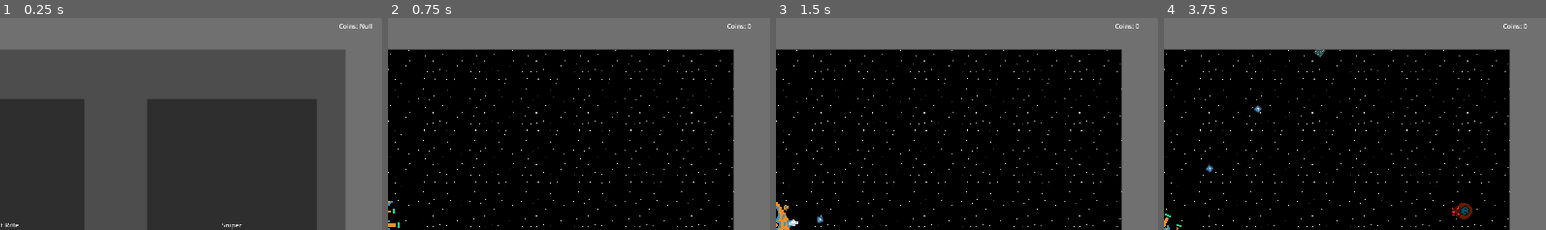
Above: before the commit, frames 1-4 (left to right).
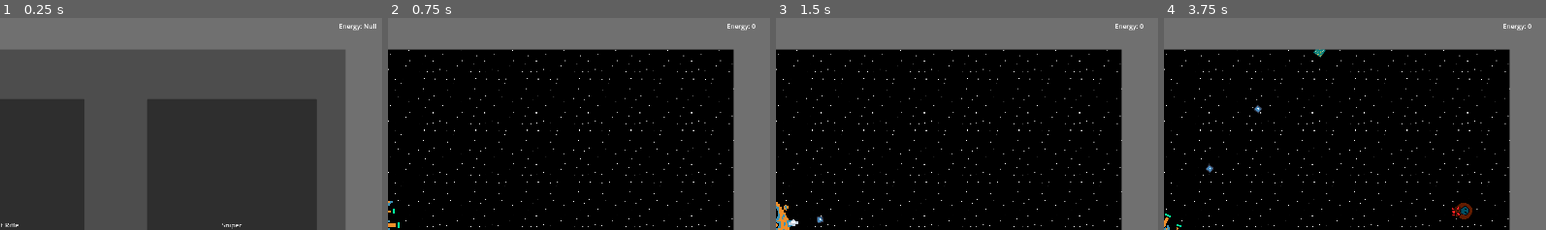
Above: after the commit, the same moments.

Repository: papaya19/One-Trick-Pony
Game: Godot game, scene res://Scenes/start.tscn
Two runs of this game, one before a commit and one after it. Both use one fixed random seed, a clock stepped at 60 frames per second and the inputs below. The engine's default icon, where the game draws it, is replaced by a stand-in: a white triangle on a blue panel in a dark square.
Inputs (mouse positions are % of the whole screen's width and height, from its top left):
- Up to frame 1 (0.25 s): no input
- Up to frame 2 (0.75 s): click "Shotgun" at 0.5 s
- Up to frame 3 (1.5 s): tap Enter at 1.25 s; move the mouse to (72, 44) at 1.27 s; press the mouse at (72, 44) at 1.28 s
- Up to frame 4 (3.75 s): move the mouse to (30, 54) at 2.02 s; release the mouse at (30, 54) at 2.03 s; click (30, 54) at 2.1 s; move the mouse to (60, 26) at 2.77 s; press the mouse at (60, 26) at 2.78 s; move the mouse to (45, 69) at 3.52 s; release the mouse at (45, 69) at 3.53 s; click (45, 69) at 3.6 s
The pictures show only the part of the screen within x 50-100%, y 0-50%; the shares and areas given below are measured in that part.

The runs differ from the first frame. In frame 1, 0.1% of the frame differs, in the area x 88-99%, y 2-6%; in frame 2, less than 0.1%; in frame 3, less than 0.1%; in frame 4, 0.2%, in the area x 39-97%, y 2-19%.

Commit message:
all referneces to coin now say energy, other cleaning/fixes

Diff:
--- a/Godot Project Files/Scenes/coin.tscn
+++ b/Godot Project Files/Scenes/energy.tscn
@@ -1,18 +1,18 @@
 [gd_scene format=3 uid="uid://d2kukq6a11gar"]
 
-[ext_resource type="Script" uid="uid://0q6m4lpfbpch" path="res://Scripts/coin.gd" id="1_jgi06"]
-[ext_resource type="Texture2D" uid="uid://b35kvq7dmsrmy" path="res://Assets/coin.png" id="2_jgi06"]
+[ext_resource type="Script" uid="uid://0q6m4lpfbpch" path="res://Scripts/energy.gd" id="1_gr1ml"]
+[ext_resource type="Texture2D" uid="uid://dpfvoxkapoam1" path="res://Assets/newcoin.png" id="2_401a5"]
 
 [sub_resource type="CircleShape2D" id="CircleShape2D_h2p6v"]
 radius = 15.033297
 
-[node name="Coin" type="Area2D" unique_id=2000904391 groups=["coin"]]
-script = ExtResource("1_jgi06")
+[node name="Energy" type="Area2D" unique_id=2000904391 groups=["coin"]]
+script = ExtResource("1_gr1ml")
 
 [node name="Sprite2D" type="Sprite2D" parent="." unique_id=1716805942]
 rotation = 1.5707964
 scale = Vector2(0.25, 0.25)
-texture = ExtResource("2_jgi06")
+texture = ExtResource("2_401a5")
 
 [node name="CollisionShape2D" type="CollisionShape2D" parent="." unique_id=289891078]
 shape = SubResource("CircleShape2D_h2p6v")
--- a/Godot Project Files/Scenes/hud.tscn
+++ b/Godot Project Files/Scenes/hud.tscn
@@ -37,7 +37,7 @@
 offset_top = 35.0
 offset_right = 1860.0
 offset_bottom = 58.0
-text = "Coins: Null"
+text = "Energy: Null"
 
 [node name="ColorRect" type="ColorRect" parent="." unique_id=832035865]
 layout_mode = 0
--- a/Godot Project Files/Scenes/level.tscn
+++ b/Godot Project Files/Scenes/level.tscn
@@ -24,10 +24,8 @@
 
 [node name="Enemy Spawner" parent="." unique_id=1916731149 instance=ExtResource("4_81xng")]
 
-[node name="Coin Collector" type="Area2D" parent="." unique_id=1986036522 groups=["coin_collector"]]
+[node name="Energy Collector" type="Area2D" parent="." unique_id=1986036522 groups=["energy_collector"]]
 position = Vector2(1920, 0)
 
-[node name="CollisionShape2D" type="CollisionShape2D" parent="Coin Collector" unique_id=2062352886]
+[node name="CollisionShape2D" type="CollisionShape2D" parent="Energy Collector" unique_id=2062352886]
 shape = SubResource("RectangleShape2D_6phgx")
-
-[node name="AudioStreamPlayer" type="AudioStreamPlayer" parent="." unique_id=1428046344]
--- a/Godot Project Files/Scripts/coin.gd
+++ /dev/null
@@ -1,14 +0,0 @@
-extends Area2D
-
-var speed = 600 #we should make this tween, it would work well
-
-func _process(delta: float) -> void:
-	var direction = global_position.direction_to(get_node("/root/Level/Coin Collector").global_position)
-	position += direction * speed * delta
-	look_at(get_node("/root/Level/Coin Collector").global_position)
-
-
-func _on_area_entered(body) -> void:
-	if body.is_in_group("coin_collector"):
-		Global.player_gain_coin.emit(1)
-		queue_free()
--- a/Godot Project Files/Scripts/enemy.gd
+++ b/Godot Project Files/Scripts/enemy.gd
@@ -1,7 +1,7 @@
 extends Node2D
 
 var speed = 100
-const coin = preload("res://Scenes/coin.tscn")
+const energy = preload("res://Scenes/energy.tscn")
 
 func _process(delta: float) -> void:
 	var direction = global_position.direction_to(Vector2(960,540))
@@ -10,7 +10,6 @@
 
 
 func _on_area_2d_area_entered(body) -> void:
-	var direction = global_position.direction_to(Vector2(960,540))
 	if body.is_in_group("bullet"):
 		spawn_coin()
 		queue_free()
@@ -19,6 +18,6 @@
 		queue_free()
 
 func spawn_coin():
-	var coin_instance = coin.instantiate()
-	coin_instance.global_position = global_position
-	get_tree().root.add_child.call_deferred(coin_instance)# this does mean that coin instances
+	var energy_instance = energy.instantiate()
+	energy_instance.global_position = global_position
+	get_tree().root.add_child.call_deferred(energy_instance)# this does mean that coin instances
--- a/Godot Project Files/Scripts/enemy_spawner.gd
+++ b/Godot Project Files/Scripts/enemy_spawner.gd
@@ -8,7 +8,7 @@
 var spawn_pos = Vector2.ZERO
 
 
-func _process(delta: float) -> void:
+func _process(_delta: float) -> void:
 	if enemy_can_spawn:
 		enemy_can_spawn = false
 		await get_tree().create_timer(enemy_spawn_time).timeout
@@ -25,8 +25,6 @@
 
 
 func get_random_coordinates():
-	var screen_size = get_viewport_rect().size
-
 	var side = randi() % 4
 
 	match side:
--- /dev/null
+++ b/Godot Project Files/Scripts/energy.gd
@@ -0,0 +1,14 @@
+extends Area2D
+
+var speed = 600 #we should make this tween, it would work well
+
+func _process(delta: float) -> void:
+	var direction = global_position.direction_to(get_node("/root/Level/Energy Collector").global_position)
+	position += direction * speed * delta
+	look_at(get_node("/root/Level/Energy Collector").global_position)
+
+
+func _on_area_entered(body) -> void:
+	if body.is_in_group("energy_collector"):
+		Global.player_gain_energy.emit(1)
+		queue_free()
--- a/Godot Project Files/Scripts/global.gd
+++ b/Godot Project Files/Scripts/global.gd
@@ -1,10 +1,10 @@
 extends Node
 
 signal player_take_damage(damage_amount: int)
-signal player_gain_coin(coin_value: int)
+signal player_gain_energy(energy_value: int)
 @export var player_health: int = 10
 @export var magazine_size: int = 10
-@export var coin_count: int = 0
+@export var energy_count: int = 0
 @export var bullet_count: int = 10
 var reloading = false
 
--- a/Godot Project Files/Scripts/gun.gd
+++ b/Godot Project Files/Scripts/gun.gd
@@ -6,7 +6,7 @@
 var shooting_speed = 0.3
 
 
-func _process(delta: float) -> void:
+func _process(_delta: float) -> void:
 	look_at(get_global_mouse_position())
 	if (Input.is_action_just_pressed("reload") or Global.bullet_count == 0) and not Input.is_action_pressed("shoot") and Global.bullet_count != Global.magazine_size and not Global.reloading:
 		Global.reloading = true
--- a/Godot Project Files/Scripts/hud.gd
+++ b/Godot Project Files/Scripts/hud.gd
@@ -4,7 +4,7 @@
 @onready var label_health = $Health
 @onready var label_coins = $Coins
 
-func _process(delta: float) -> void:
+func _process(_delta: float) -> void:
 	if Global.reloading:
 		label_ammo.text = "Reloading"
 	else:
@@ -15,4 +15,4 @@
 	else:
 		label_health.text = "Health: " + str(Global.player_health)
 
-	label_coins.text = "Coins: " + str(Global.coin_count)
+	label_coins.text = "Energy: " + str(Global.energy_count)
--- a/Godot Project Files/Scripts/player.gd
+++ b/Godot Project Files/Scripts/player.gd
@@ -3,9 +3,9 @@
 
 func _ready() -> void:
 	Global.player_take_damage.connect(take_damage)
-	Global.player_gain_coin.connect(get_coin)
+	Global.player_gain_energy.connect(gain_energy)
 
-func _process(delta: float) -> void:
+func _process(_delta: float) -> void:
 	look_at(get_global_mouse_position())
 	if Global.player_health <= 0:
 		player_died()
@@ -13,8 +13,8 @@
 func take_damage(damage):
 	Global.player_health -= damage
 
-func get_coin(coin_value):
-	Global.coin_count += coin_value
+func gain_energy(energy_value):
+	Global.energy_count += energy_value
 
 func player_died():
 	get_tree().quit()
--- a/Godot Project Files/project.godot
+++ b/Godot Project Files/project.godot
@@ -32,7 +32,7 @@
 player=""
 enemy=""
 coin=""
-coin_collector=""
+energy_collector=""
 
 [input]
 
Not shown, changed: Godot Project Files/Assets/sagar sandhra - New Project 2026-02-05 16_27.mp3.import
Renamed: Godot Project Files/Scripts/coin.gd.uid -> Godot Project Files/Scripts/energy.gd.uid
Not shown, changed: .DS_Store
Not shown, changed: Godot Project Files/.DS_Store
Not shown, changed: Godot Project Files/Assets/sagar sandhra - New Project 2026-02-05 16_27.mp3
